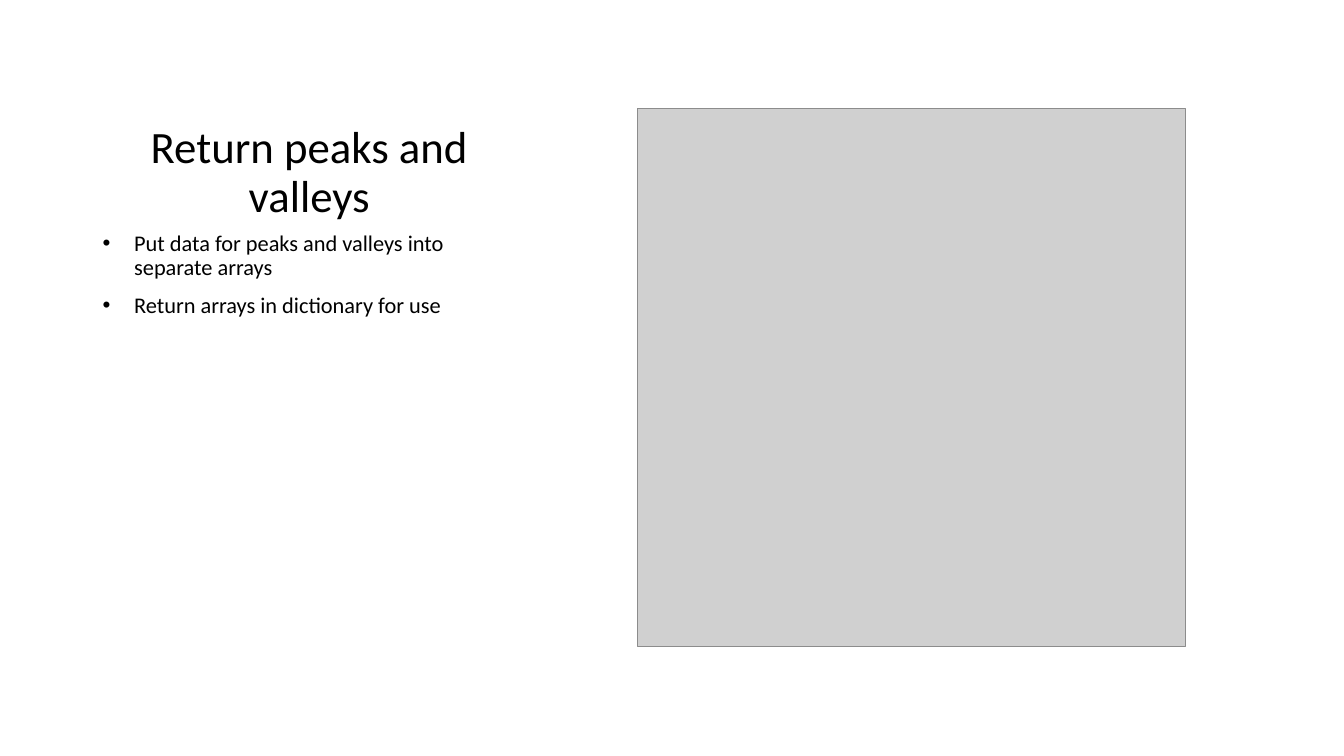
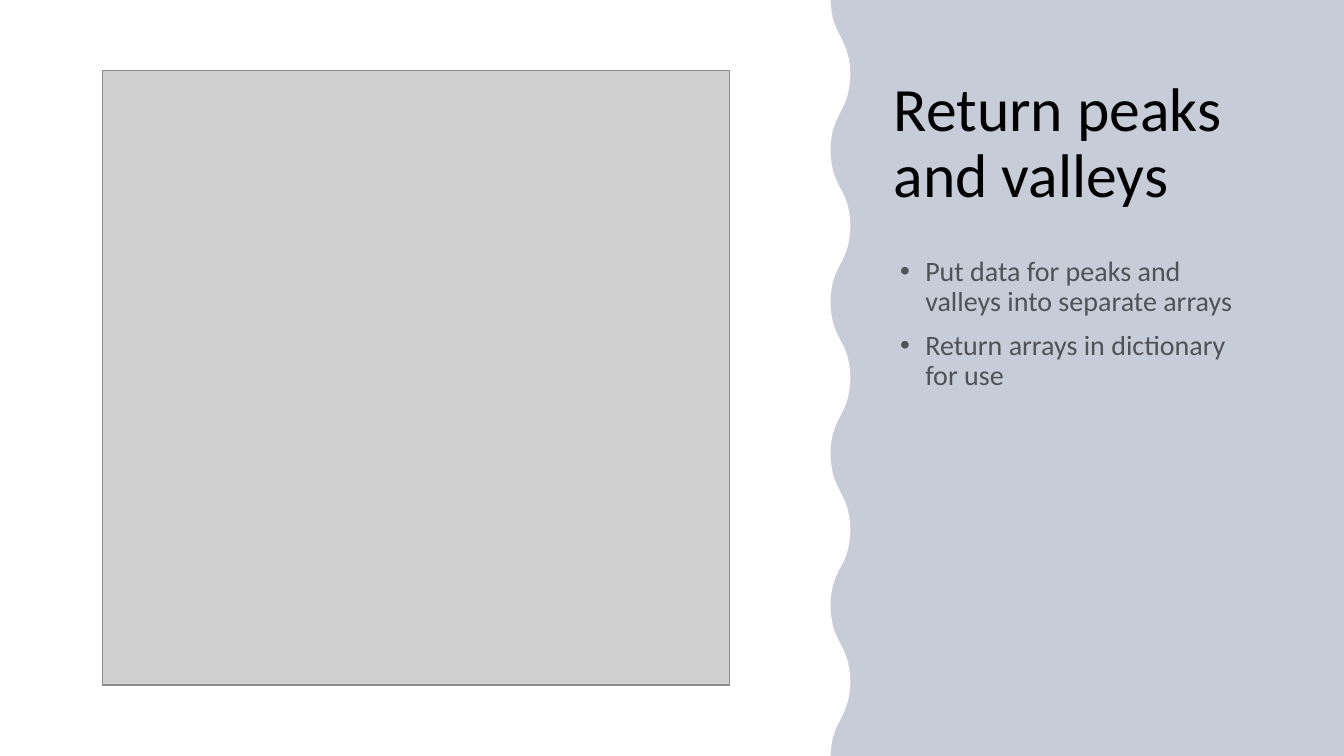
Before and after one commit to thesixtium/AFM_Peak_Detection, a slide deck: slide 12 of Peak Detection Information Slides.pptx (slide 6 before the commit). Drawn at 1344x756 pixels with LibreOffice and Linux fonts; fonts in the diff are those of the drawing; grey boxes stand for pictures. Boxes give left, top, right and bottom in pixels: in the first picture for what was removed or moved away, otherwise in the second. Text is boxed around its words. In the diff, an @@ line names an element or a change of style, - is before the commit and + after.

```diff
--- a/Peak Detection Information Slides.pptx
+++ b/Peak Detection Information Slides.pptx
@@ rectangle added at (0, 0, 1344, 756), fill #FFFFFF @@
@@ freeform shape added at (0, 0, 851, 756), fill #FFFFFF @@
@@ freeform shape added at (815, 0, 1344, 756), fill #203864 at 25% opacity @@
@@ picture: place and size @@
-picture at (637, 109, 1186, 646)
+picture at (103, 71, 730, 685)
@@ title "Return peaks and valleys": place and size @@
-title "Return peaks and valleys" at (151, 132, 468, 220)
+title "Return peaks and valleys" at (894, 88, 1221, 207)
@@ title "Return peaks and valleys" at (894, 88, 1221, 207): size 32 to 44 pt; alignment centre to left; vertical alignment bottom to top @@
@@ text "Put data for peaks and ...": place and size @@
-text "Put data for peaks and ..." at (134, 235, 444, 317)
+text "Put data for peaks and ..." at (925, 261, 1232, 385)
@@ text "Put data for peaks and ..." at (925, 261, 1232, 385): size 16 to 20 pt, text colour #000000 to #000000 at 60% opacity; indent changed @@
```
Also in this commit, not shown: 5 other slides changed, 7 slides added.
